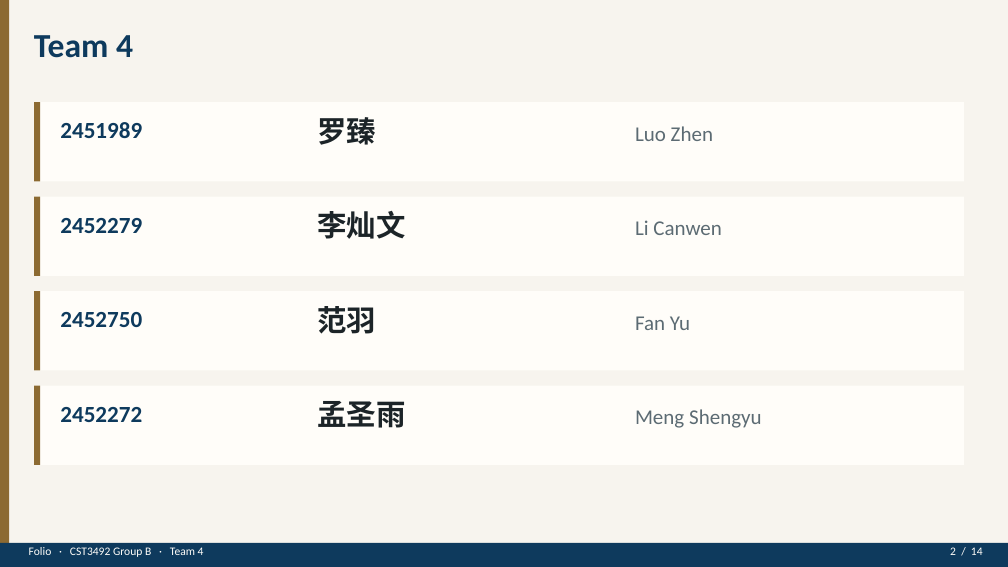
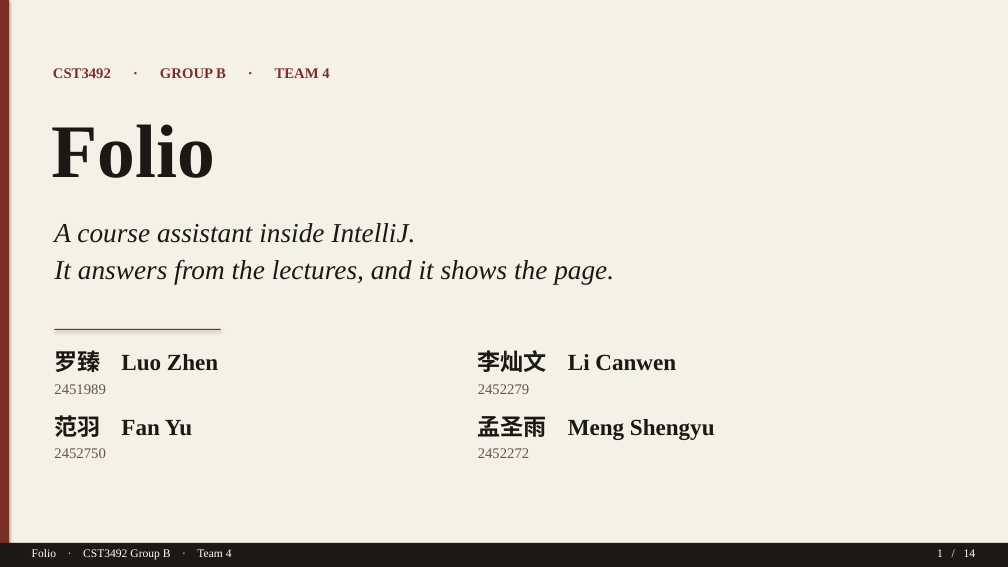
Before and after one commit to TTAWDTT/folio, a slide deck: slide 1 of submission/documents/Folio-GroupB-Team4-Slides.pptx (slide 2 before the commit). Drawn at 1008x567 pixels with LibreOffice and Linux fonts; fonts in the diff are those of the drawing. Boxes give left, top, right and bottom in pixels: in the first picture for what was removed or moved away, otherwise in the second. Text is boxed around its words. In the diff, an @@ line names an element or a change of style, - is before the commit and + after.

```diff
--- a/submission/documents/Folio-GroupB-Team4-Slides.pptx
+++ b/submission/documents/Folio-GroupB-Team4-Slides.pptx
@@ rectangle at (0,0,1008,567): fill #F7F4EE to #F6F1E7; shadow on @@
@@ rectangle at (0,0,9,567): fill #8C6A32 to #7A3028; shadow on @@
@@ text at (53,68,329,78): text changed; size 32 to 14 pt; font Calibri to Times New Roman; text colour #0E3A5D to #7A3028 @@
-Team 4
+CST3492 · GROUP B · TEAM 4
@@ rectangle removed at (34,102,964,181) @@
@@ rectangle removed at (34,102,40,181) @@
@@ text removed at (317,117,376,145) @@
-罗臻
@@ text added at (51,124,215,178), 72 pt, text #1C1915, bold @@
+Folio
@@ text removed at (60,122,142,138) @@
-2451989
@@ text removed at (635,126,713,141) @@
-Luo Zhen
@@ rectangle removed at (34,197,964,276) @@
@@ rectangle removed at (34,197,40,276) @@
@@ text added at (54,223,614,284), 26 pt, text #1C1915, italic @@
+A course assistant inside IntelliJ.
+It answers from the lectures, and it shows the page.
@@ text removed at (60,218,142,233) @@
-2452279
@@ text removed at (635,220,722,235) @@
-Li Canwen
@@ rectangle removed at (34,291,964,371) @@
@@ rectangle removed at (34,291,40,371) @@
@@ rectangle added at (54,329,221,330), fill #7A3028 @@
@@ text removed at (60,312,142,327) @@
-2452750
@@ text removed at (317,306,376,334) @@
-范羽
@@ text removed at (635,316,690,330) @@
-Fan Yu
@@ text added at (54,350,218,394), 22 pt, text #1C1915, bold @@
+罗臻 Luo Zhen
+2451989
@@ text at (478,350,676,394): text changed; size 28 to 22 pt; font Calibri to Times New Roman; text colour #1C2428 to #1C1915 @@
-李灿文
+李灿文 Li Canwen
+2452279
@@ rectangle removed at (34,386,964,465) @@
@@ rectangle removed at (34,386,40,465) @@
@@ text added at (54,415,192,458), 22 pt, text #1C1915, bold @@
+范羽 Fan Yu
+2452750
@@ text removed at (60,407,142,422) @@
-2452272
@@ text at (478,416,715,458): text changed; size 28 to 22 pt; font Calibri to Times New Roman; text colour #1C2428 to #1C1915 @@
-孟圣雨
+孟圣雨 Meng Shengyu
+2452272
@@ text removed at (635,409,762,428) @@
-Meng Shengyu
@@ rectangle at (0,543,1008,567): fill #0E3A5D to #1C1915; shadow on @@
@@ text "Folio · CST3492 Group B ..." at (32,549,232,560): font Calibri to Times New Roman, text colour #FFFDF9 to #FFFFFF; less space between paragraphs @@
@@ text at (937,549,976,557): text changed; font Calibri to Times New Roman; text colour #FFFDF9 to #FFFFFF @@
-2 / 14
+1 / 14
```
Also in this commit, not shown: 2 other slides changed, 11 slides added, 11 slides removed, 14 other files.
